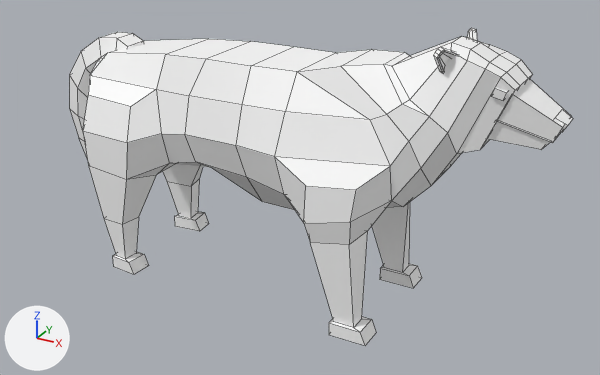
Two versions of the FBX model Assets/Art/3D models/Wolf.fbx, one commit apart.
Rendered twice from a 50 mm lens placed at (0.314, -0.264, 0.291), pointed at (0.078, 0.166, 0.076). The axes (+X, +Y, +Z) are drawn at lower left. The lights are the same throughout. Mesh edges are drawn as thin lines. Where no turn or scale is listed for an object, it has been applied to the vertices.

The first picture shows 'Wolf_painted:pPlane4'.
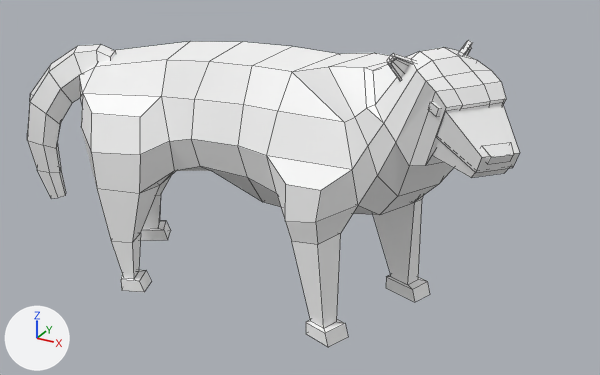
Patch to the scene script:
```diff
--- a/Assets/Art/3D models/Wolf.fbx.py
+++ b/Assets/Art/3D models/Wolf.fbx.py
@@ me_mesh @@
 # used by ob_wolf_painted_pplane4; location = (0.0, 0.1753, 0.0)
-me_mesh.from_pydata(...)  # 334 vertices, 326 faces; spans x -0.117..0.238, y -0.053..0.053, z 0.0..0.183
+me_mesh.from_pydata(...)  # 334 vertices, 326 faces; spans x -0.105..0.226, y -0.075..0.048, z 0.0..0.183
+# me_mesh part 1: the loose piece of 8 vertices spanning x 0.228..0.238, y -0.008..0.008, z 0.14..0.149 is turned -43.6 degrees about the z axis through its middle, then moved by (-0.016, -0.063, 0.0)
+# me_mesh part 2: the loose piece of 28 vertices spanning x 0.169..0.179, y -0.029..-0.014, z 0.168..0.183 is turned -27 degrees about the z axis through its middle and scaled by 0.989, then moved by (-0.015, -0.025, 0.0)
+# me_mesh part 3: the loose piece of 28 vertices spanning x 0.169..0.179, y 0.014..0.029, z 0.168..0.183 is turned -27 degrees about the z axis through its middle and scaled by 1.01, then moved by (0.006, -0.031, 0.0)
+# me_mesh part 4: the loose piece of 12 vertices spanning x 0.199..0.207, y -0.021..0.021, z 0.157..0.164 is turned -36.2 degrees about the z axis through its middle, then moved by (-0.009, -0.044, 0.0)
+# me_mesh part 5: 256 of 334 vertices moved; they spanned x -0.117..0.236, y -0.053..0.053, z 0.0..0.182 and now span x -0.105..0.226, y -0.075..0.048, z 0.0..0.182; mean shift (0.001, -0.027, 0.0); largest move (-0.117, 0.007, 0.098) -> (-0.105, -0.061, 0.098)
 me_mesh.materials.append(mat_lambert2)
```

Boxes [x1, y1, x2, y2] around the edits, measured in the pictures (600 x 375 px; the box of a moved part takes in the faces that stretch with it):
'Wolf_painted:pPlane4', reshaped: before [69, 28, 573, 346]; after [27, 40, 519, 347]
part 1 of me_mesh, moved or reshaped: before [555, 110, 573, 132]; after [481, 142, 514, 164]
part 2 of me_mesh, moved or reshaped: before [434, 47, 457, 73]; after [387, 53, 414, 80]
part 3 of me_mesh, moved or reshaped: before [467, 28, 477, 40]; after [459, 40, 473, 55]
part 4 of me_mesh, moved or reshaped: before [492, 88, 508, 101]; after [428, 102, 441, 117]
part 5 of me_mesh, moved or reshaped: before [69, 32, 571, 346]; after [27, 41, 519, 347]
